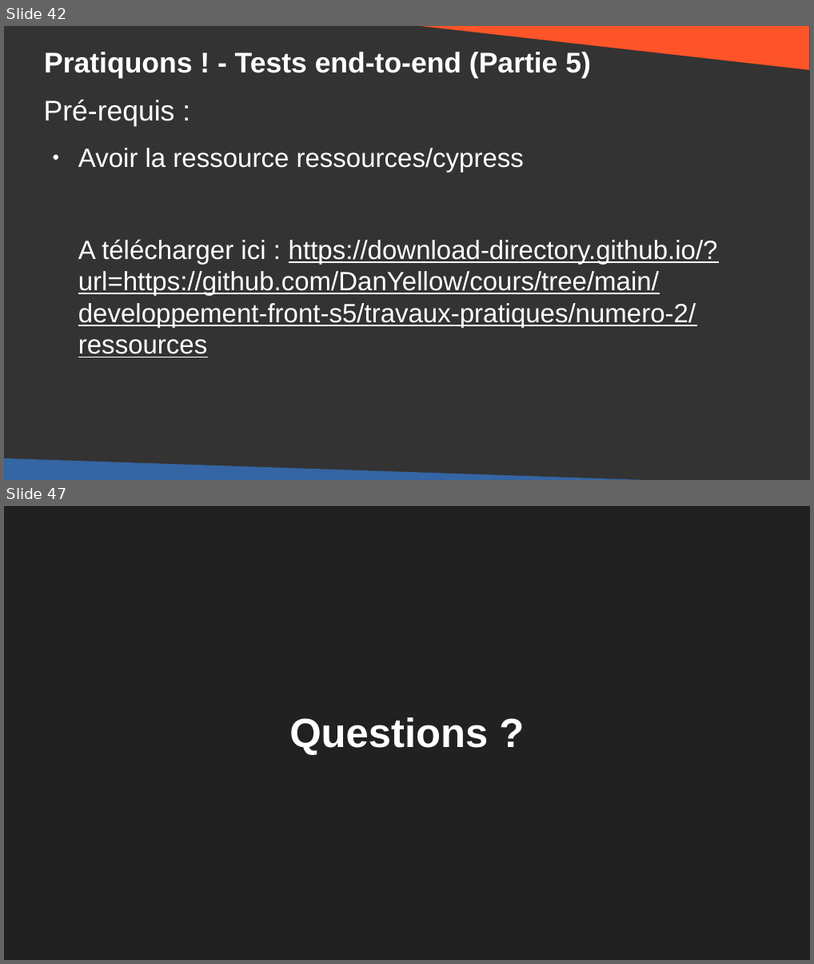
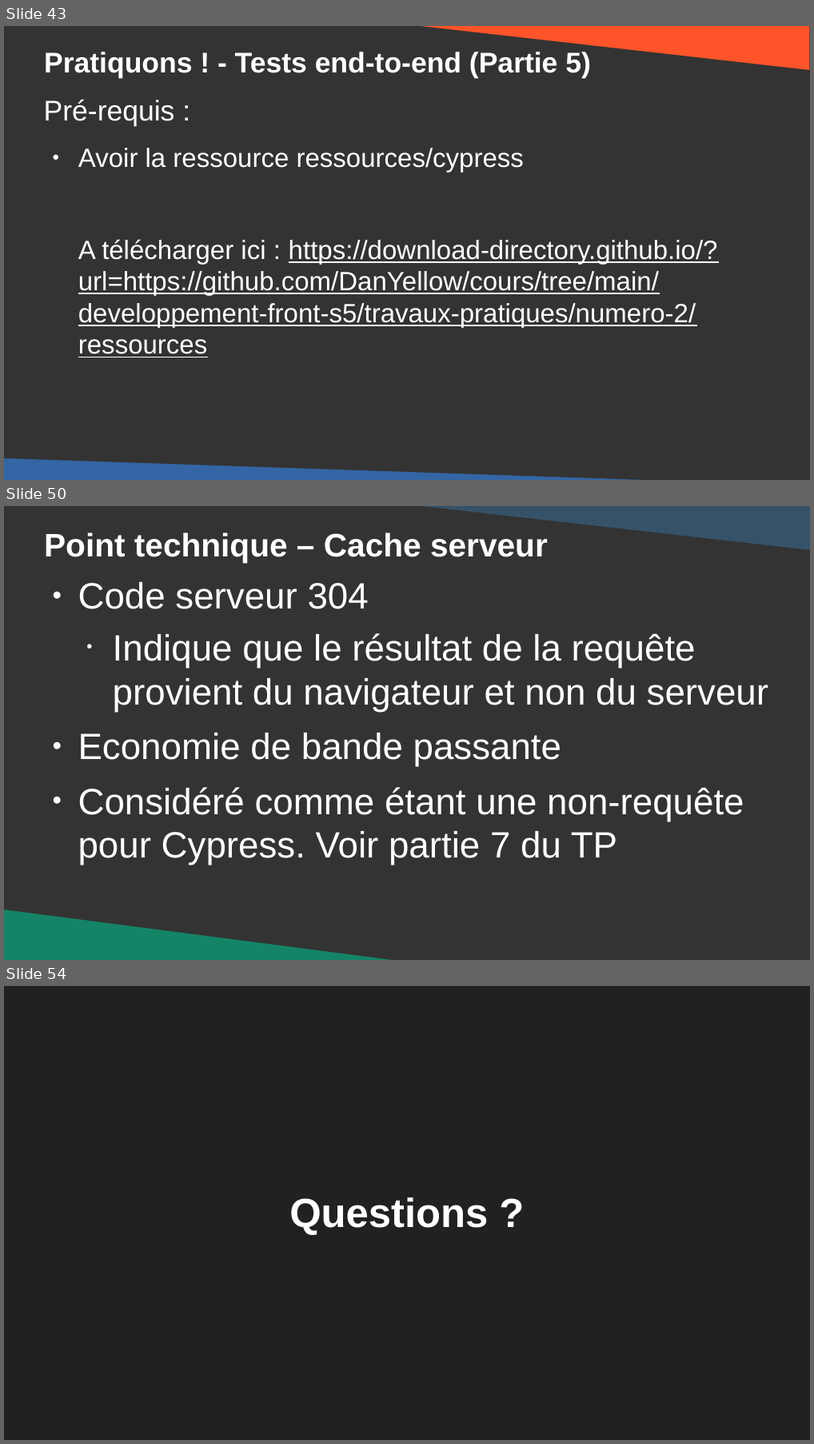
Before and after one commit to DanYellow/cours, a slide deck: developpement-front-s5/travaux-pratiques/numero-2/presentation.odp. Shown one above the other, each under a label of ours: slides 42 and 47 before the commit, slides 43, 50 and 54 after it; the slides between them are not shown. The pictures are 814x964 and 814x1444 pixels, drawn with LibreOffice and Linux fonts; fonts in the diff are those of the drawing. Boxes give left, top, right and bottom in pixels: in the first picture for what was removed or moved away, otherwise in the second. Text is boxed around its words. In the diff, an @@ line names an element or a change of style, - is before the commit and + after.

```diff
--- a/developpement-front-s5/travaux-pratiques/numero-2/presentation.odp
+++ b/developpement-front-s5/travaux-pratiques/numero-2/presentation.odp
@@ slide 50 added at [4, 506, 810, 960], background #333333 @@
@@ right triangle added at [392, 506, 810, 550], fill #355269 @@
@@ title added at [44, 532, 548, 562], 32 pt, text #FFFFFF, bold @@
+Point technique – Cache serveur
@@ text added at [78, 582, 769, 865], 36 pt, text #FFFFFF @@
+● Code serveur 304
+  • Indique que le résultat de la requête provient du navigateur et non du serveur
+● Economie de bande passante
+● Considéré comme étant une non-requête pour Cypress. Voir partie 7 du TP
@@ right triangle added at [4, 909, 421, 960], fill #158466 @@
@@ what was slide 42 is now slide 43 @@
@@ what was slide 47 is now slide 54 @@
```
Also in this commit, not shown: 5 slides changed, 8 other slides added, 2 slides removed, 7 other files.
